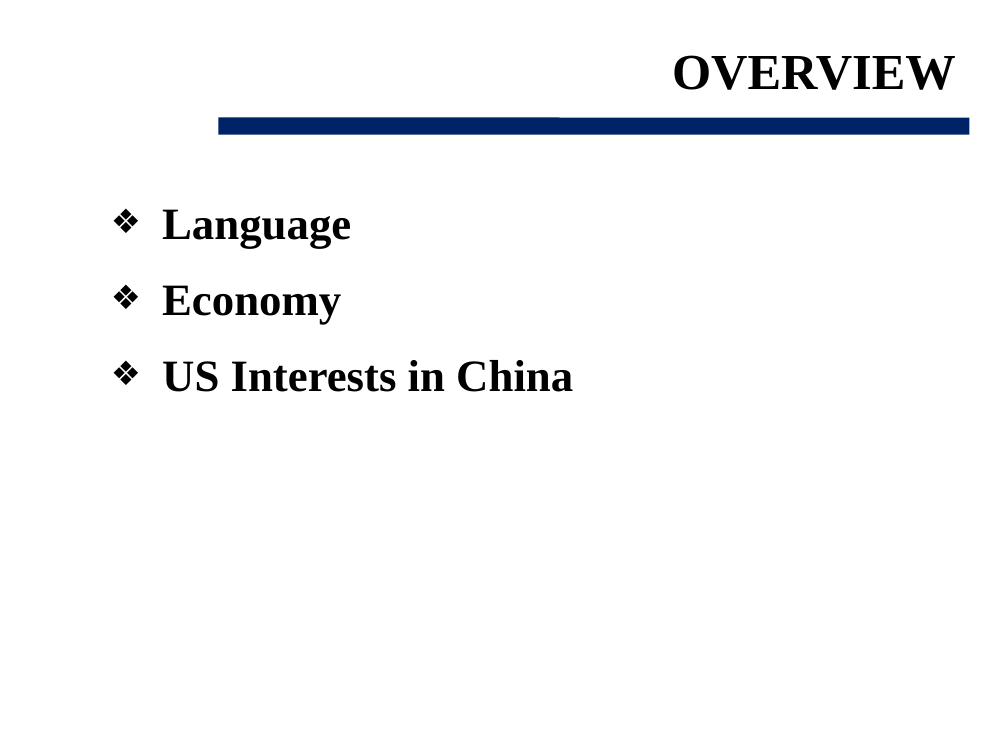
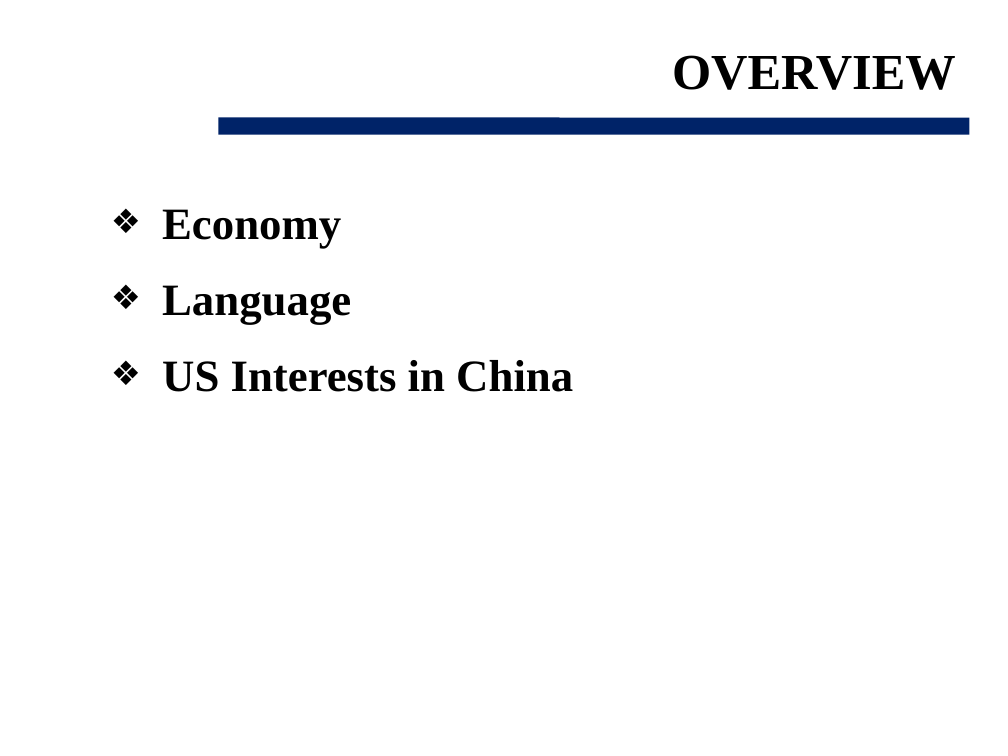
Before and after one commit to 360bobcui/OTSbackgroundpaper, a slide deck: slide 2 of Cui_Brief.pptx. Drawn at 1008x756 pixels with LibreOffice and Linux fonts; fonts in the diff are those of the drawing; background and template pictures are left out. Boxes give left, top, right and bottom in pixels: in the first picture for what was removed or moved away, otherwise in the second. Text is boxed around its words. In the diff, an @@ line names an element or a change of style, - is before the commit and + after.

```diff
--- a/Cui_Brief.pptx
+++ b/Cui_Brief.pptx
@@ text at [162,209,341,249]: paragraph added @@
+❖ Economy
@@ text at [162,285,341,325]: paragraph removed @@
-❖ Economy
```
Also in this commit, not shown: 2 other slides changed, 2 other files.
